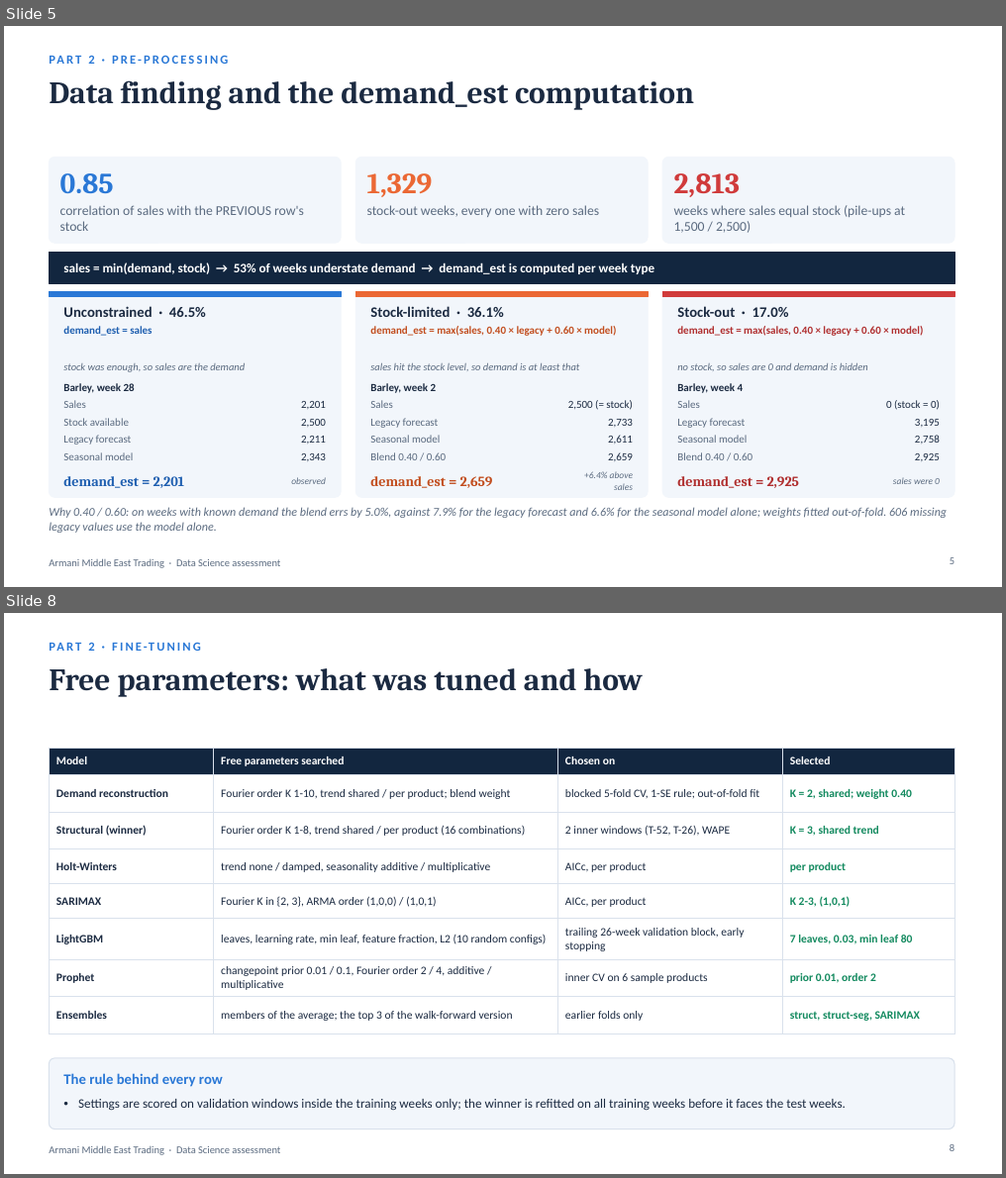
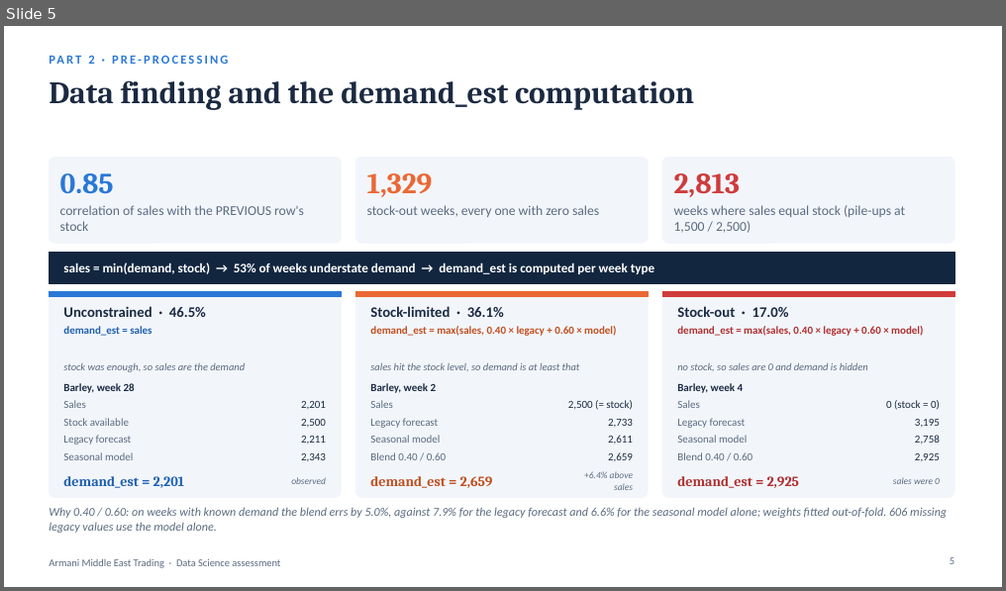
Before and after one commit to hrnademi/Technical_Assessment_HamidrezaNademi, a slide deck: Armani_Data_Science_Presentation.pptx. Shown one above the other, each under a label of ours: slides 5 and 8 before the commit, slide 5 after it; the slides between them are not shown. The pictures are 1006x1178 and 1006x591 pixels, drawn with LibreOffice and Linux fonts; fonts in the diff are those of the drawing. Boxes give left, top, right and bottom in pixels: in the first picture for what was removed or moved away, otherwise in the second. Text is boxed around its words. In the diff, an @@ line names an element or a change of style, - is before the commit and + after.

```diff
--- a/Armani_Data_Science_Presentation.pptx
+++ b/Armani_Data_Science_Presentation.pptx
@@ slide 8 removed at [4, 613, 1002, 1174], background #FFFFFF; not listed: 1 template element that a slide beside it also shows @@
@@ text removed at [88, 642, 94, 651] @@
-PART 2 · FINE-TUNING
@@ title removed at [49, 668, 642, 697] @@
-Free parameters: what was tuned and how
@@ table removed at [49, 748, 954, 1025], 8 rows, 4 columns @@
-Model | Free parameters searched | Chosen on | Selected
-Demand reconstruction | Fourier order K 1-10, trend shared / per product; blend weight | blocked 5-fold CV, 1-SE rule; out-of-fold fit | K = 2, shared; weight 0.40
-Structural (winner) | Fourier order K 1-8, trend shared / per product (16 combinations) | 2 inner windows (T-52, T-26), WAPE | K = 3, shared trend
-Holt-Winters | trend none / damped, seasonality additive / multiplicative | AICc, per product | per product
-SARIMAX | Fourier K in {2, 3}, ARMA order (1,0,0) / (1,0,1) | AICc, per product | K 2-3, (1,0,1)
-LightGBM | leaves, learning rate, min leaf, feature fraction, L2 (10 random configs) | trailing 26-week validation block, early stopping | 7 leaves, 0.03, min leaf 80
-Prophet | changepoint prior 0.01 / 0.1, Fourier order 2 / 4, additive / multiplicative | inner CV on 6 sample products | prior 0.01, order 2
-Ensembles | members of the average; the top 3 of the walk-forward version | earlier folds only | struct, struct-seg, SARIMAX
@@ rounded rectangle removed at [49, 1059, 954, 1130] @@
@@ text removed at [63, 1073, 223, 1087] @@
-The rule behind every row
@@ text removed at [78, 1099, 846, 1111] @@
-• Settings are scored on validation windows inside the training weeks only; the winner is refitted on all training weeks before it faces the test weeks.
@@ page number removed at [949, 1145, 954, 1152] @@
-8
```
Also in this commit, not shown: 7 slides changed, 1 other slide removed, 1 other file.
